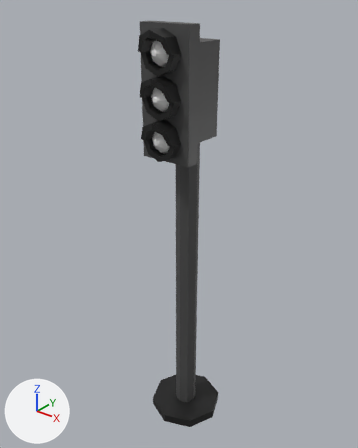
Renders of the FBX model Assets/Endless Runner/Users/Dariel/Props/Traffic Lights.fbx from each side of a commit.
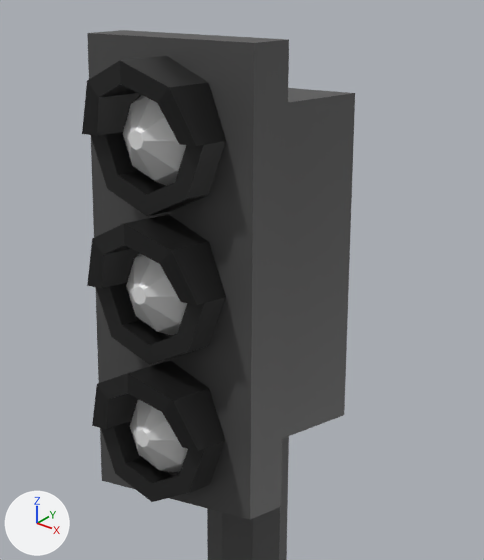
Old and new are each drawn whole from a 50 mm camera at (3.23, -4.19, 5.38) aimed at (-0.12, 0.0, 2.78) and again close up on the part from 32% to 72% of the width and 3% to 40% of the height. Arrows for +X, +Y and +Z are at lower left; the lights stay in place. Where no turn or scale is listed for an object, it has been applied to the vertices.

In view in the first close-up: 'Traffic Lights'.
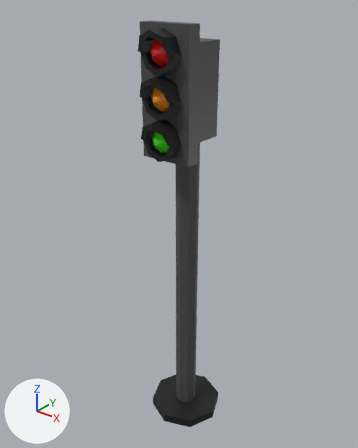
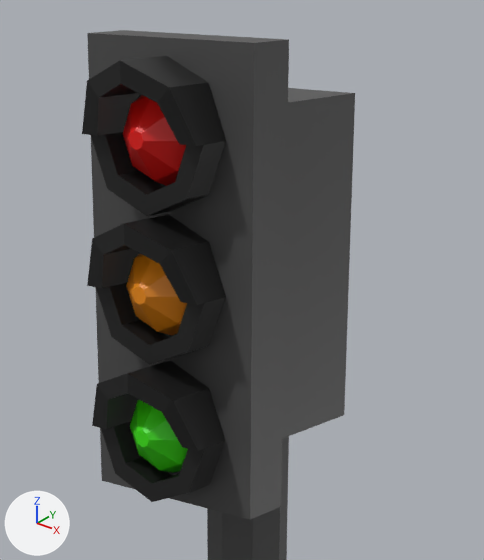
What differs and where, as boxes (x1, y1, x2, y2) in the close-ups (484 x 560 px):
part 1 of me_circle_035, recoloured (white to green): (130, 400, 188, 473) in both
part 2 of me_circle_035, recoloured: (126, 254, 187, 335) in both
part 3 of me_circle_035, recoloured (white to red): (123, 95, 186, 186) in both

What changed in the scene script:
```text
Add mat_material_121:
    mat_material_121 = principled_material('Material.121')
    mat_material_121.base_color = (0.8, 0.00265, 0.0)  # red #e70900
Add mat_material_122:
    mat_material_122 = principled_material('Material.122')
    mat_material_122.base_color = (0.869, 0.267, 0.0)  # orange #f08d00
Add mat_material_123:
    mat_material_123 = principled_material('Material.123')
    mat_material_123.base_color = (0.0468, 0.8, 0.0)  # green #3de700
Change me_circle_035:
    where me_circle_035.from_pydata(...)  # 225 vertices, 212 faces; spans x -0.47..0.47, y -0.59..0.46, z 0.01..5.05
    used by ob_traffic_lights; location = (0.0, 0.0, 0.0)
    me_circle_035 part 1: all 24 faces that had it switch from mat_green_light (white #e7e7e7) to mat_material_123 (green #3de700)
    me_circle_035 part 2: all 24 faces that had it switch from mat_yellow_light (white #e7e7e7) to mat_material_122 (orange #f08d00)
    me_circle_035 part 3: all 24 faces that had it switch from mat_red_light (white #e7e7e7) to mat_material_121 (red #e70900)
```
